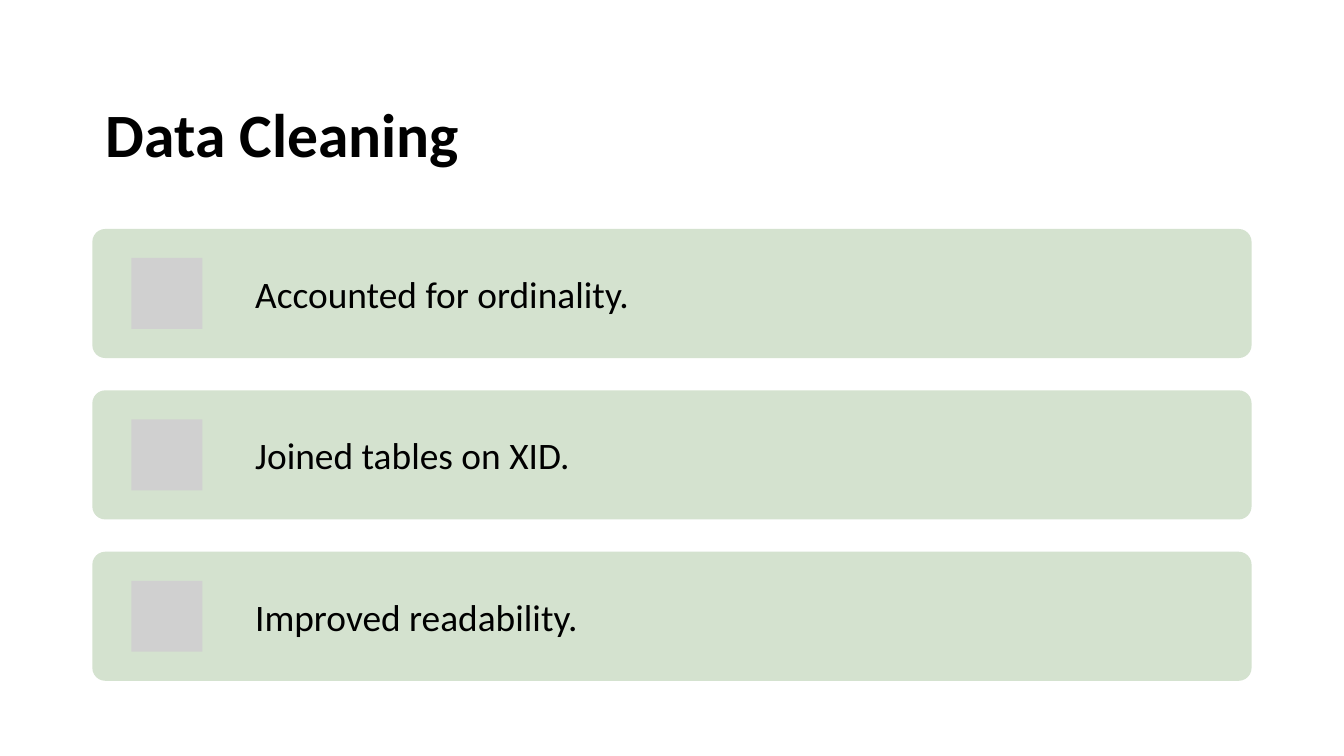
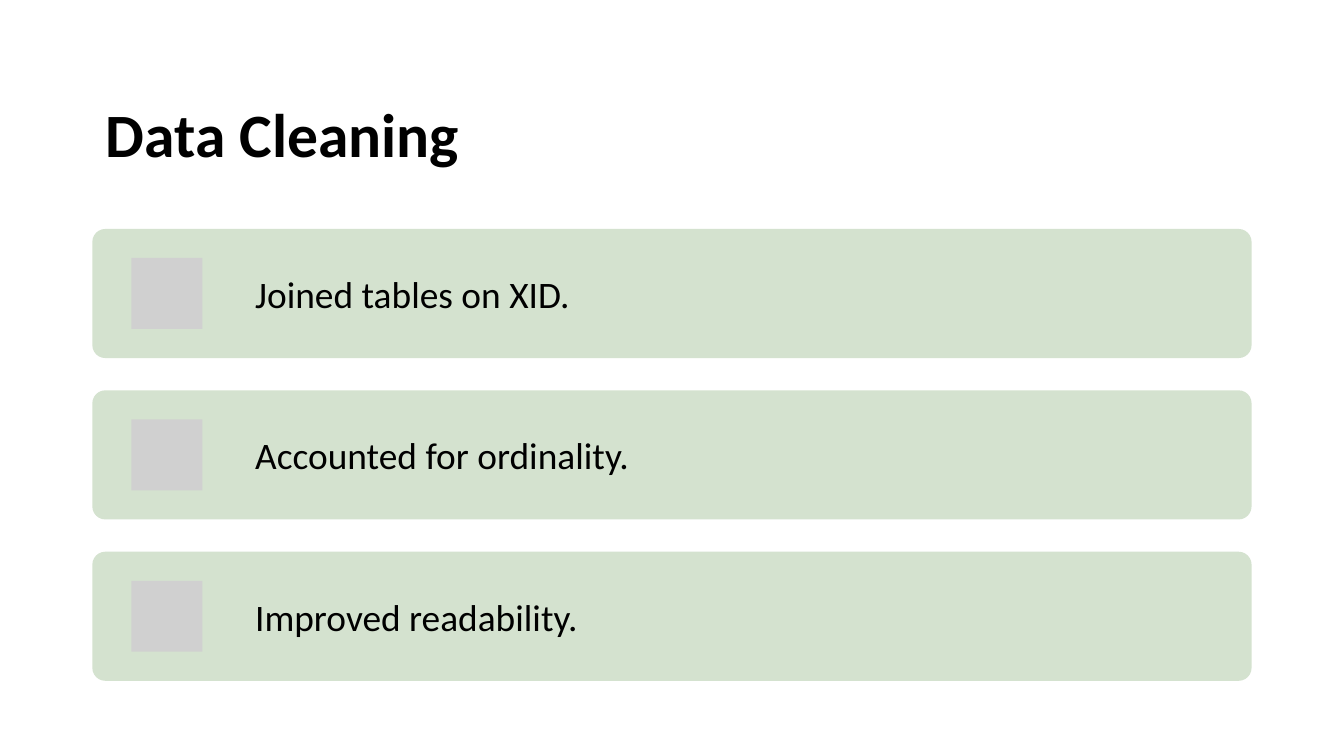
Before and after one commit to ethan-lott/saase-app, a slide deck: slide 4 of Presentation.pptx. Drawn at 1344x756 pixels with LibreOffice and Linux fonts; fonts in the diff are those of the drawing; grey boxes stand for pictures; background and template pictures are left out. Boxes give left, top, right and bottom in pixels: in the first picture for what was removed or moved away, otherwise in the second. Text is boxed around its words. In the diff, an @@ line names an element or a change of style, - is before the commit and + after.

```diff
--- a/Presentation.pptx
+++ b/Presentation.pptx
@@ text "Joined tables on XID.": place and size @@
-text "Joined tables on XID." at box(255, 443, 569, 470)
+text "Joined tables on XID." at box(255, 282, 569, 309)
@@ text "Accounted for ordinality.": place and size @@
-text "Accounted for ordinality." at box(255, 282, 629, 314)
+text "Accounted for ordinality." at box(255, 443, 629, 475)
```
Also in this commit, not shown: 3 other slides changed, 1 slide removed, 1 other file.
